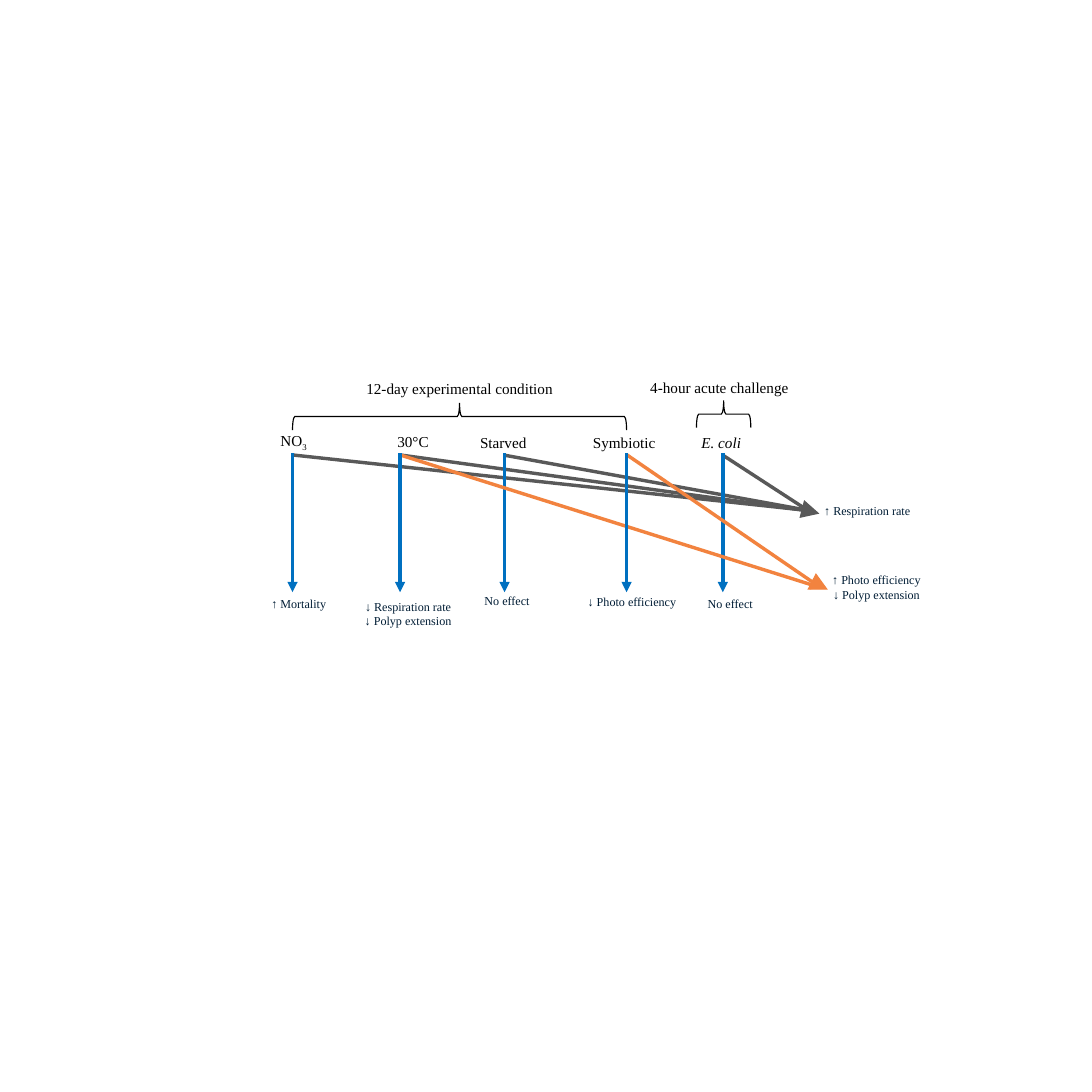
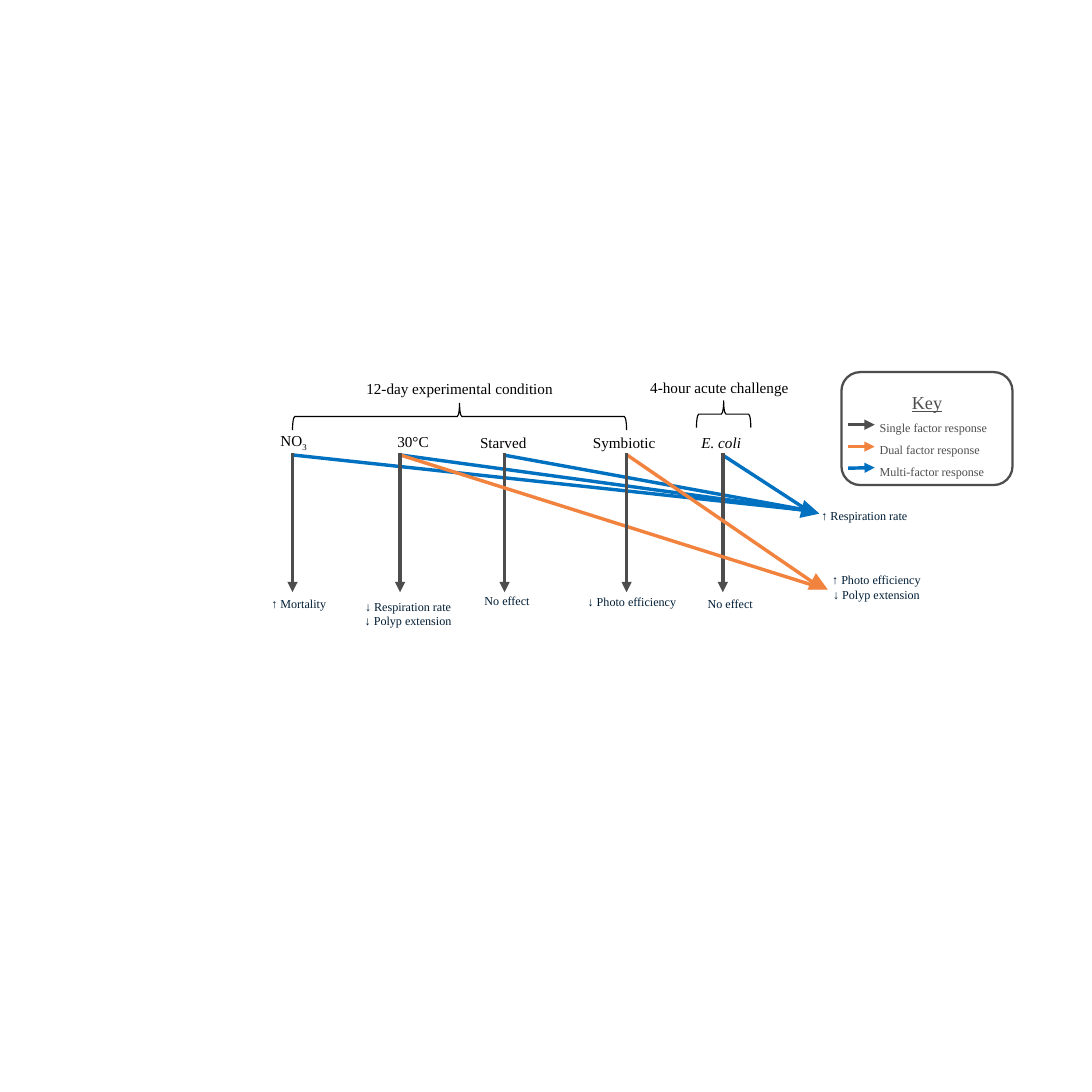
Before and after one commit to Caroline-Ianniello/Astrangia_nutrient_stressors_Rotjan_lab, a slide deck: slide 5 of Figures/ECOTOX_FIGURES.pptx (slide 3 before the commit). Drawn at 1092x1092 pixels with LibreOffice and Linux fonts; fonts in the diff are those of the drawing. Boxes give left, top, right and bottom in pixels: in the first picture for what was removed or moved away, otherwise in the second. Text is boxed around its words. In the diff, an @@ line names an element or a change of style, - is before the commit and + after.

```diff
--- a/Figures/ECOTOX_FIGURES.pptx
+++ b/Figures/ECOTOX_FIGURES.pptx
@@ group added at (841, 372, 1012, 485): 3 arrows, 1 rounded rectangle @@
+Key
+  Single factor response
+  Dual factor response
+  Multi-factor response
@@ arrow (293, 453) - (293, 592): stroke #0070C0 4.5 pt to #4D4D4D 4.5 pt @@
@@ arrow (293, 455) - (816, 512): stroke #595959 4.5 pt to #0070C0 4.5 pt @@
@@ arrow (400, 455) - (816, 512): stroke #595959 4.5 pt to #0070C0 4.5 pt @@
@@ arrow (400, 453) - (400, 592): stroke #0070C0 4.5 pt to #4D4D4D 4.5 pt @@
@@ arrow (505, 455) - (816, 512): stroke #595959 4.5 pt to #0070C0 4.5 pt @@
@@ arrow (505, 453) - (505, 592): stroke #0070C0 4.5 pt to #4D4D4D 4.5 pt @@
@@ arrow (627, 453) - (627, 592): stroke #0070C0 4.5 pt to #4D4D4D 4.5 pt @@
@@ arrow (723, 456) - (815, 515): stroke #595959 4.5 pt to #0070C0 4.5 pt @@
@@ arrow (723, 453) - (723, 592): stroke #0070C0 4.5 pt to #4D4D4D 4.5 pt @@
@@ triangle at (800, 501, 820, 521): fill #595959 to #0070C0; outline #595959 1.5 pt to #0070C0 1.5 pt @@
@@ text "↑ Respiration rate": place and size @@
-text "↑ Respiration rate" at (833, 507, 910, 518)
+text "↑ Respiration rate" at (830, 512, 907, 523)
```
Also in this commit, not shown: 2 other slides changed, 2 slides added, 8 other files.
